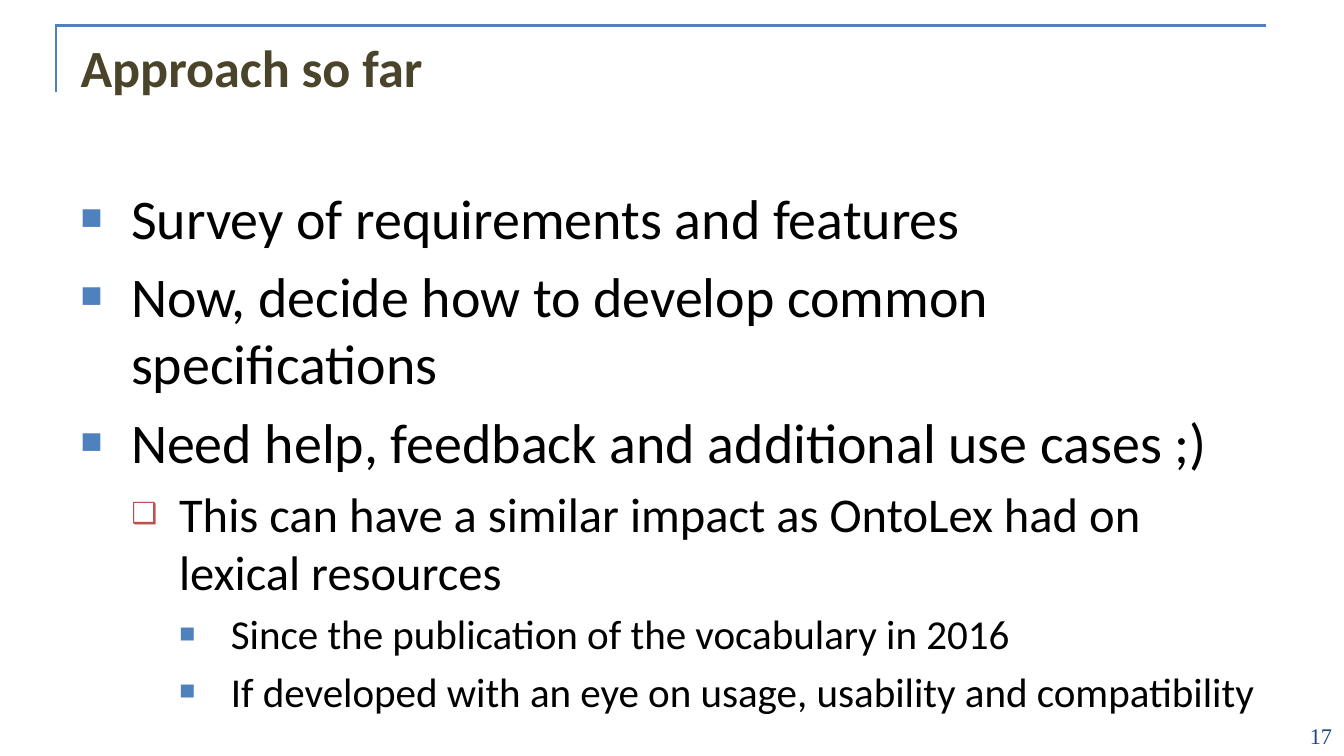
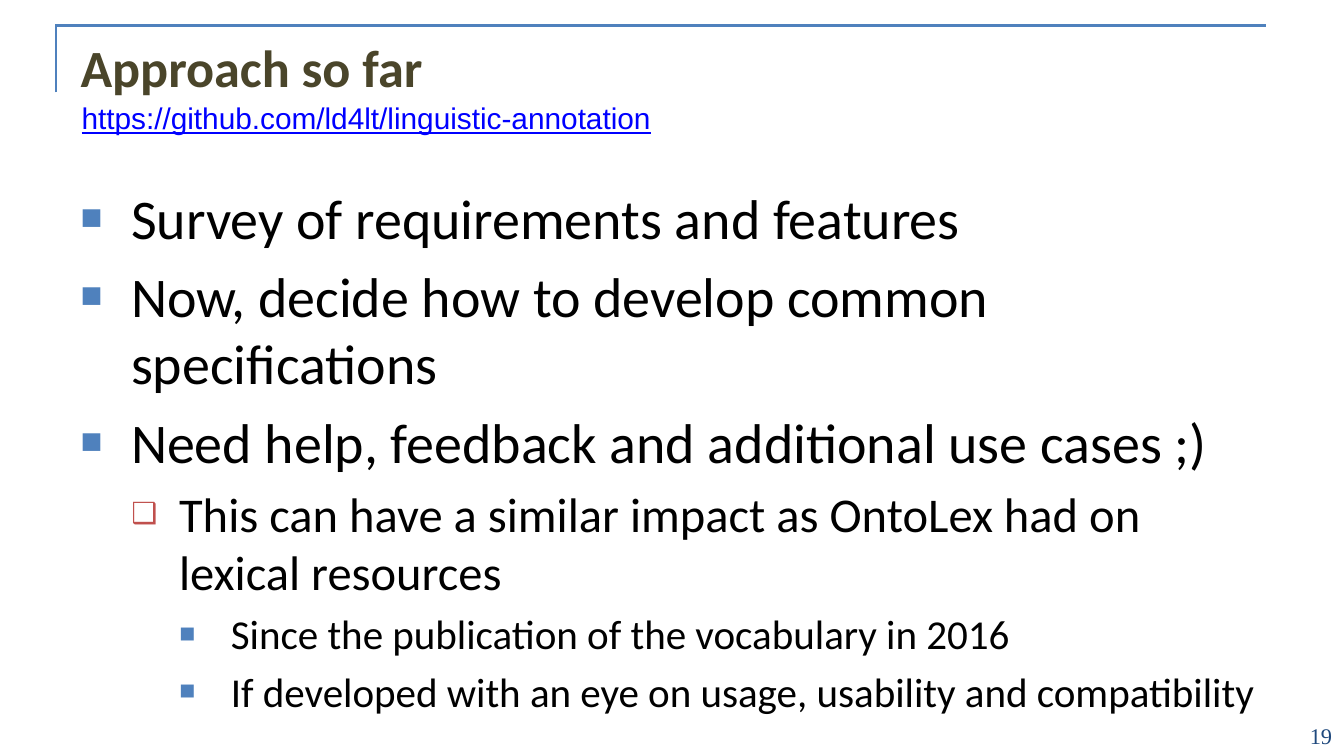
Before and after one commit to ld4lt/linguistic-annotation, a slide deck: slide 19 of doc/meetings/ldk-2021/2.b-ld4lt-summary.pptx (slide 17 before the commit). Drawn at 1344x756 pixels with LibreOffice and Linux fonts; fonts in the diff are those of the drawing; background and template pictures are left out. Boxes give left, top, right and bottom in pixels: in the first picture for what was removed or moved away, otherwise in the second. Text is boxed around its words. In the diff, an @@ line names an element or a change of style, - is before the commit and + after.

```diff
--- a/doc/meetings/ldk-2021/2.b-ld4lt-summary.pptx
+++ b/doc/meetings/ldk-2021/2.b-ld4lt-summary.pptx
@@ text added at bbox=[82, 107, 651, 134], 16 pt, text #0000FF, underline @@
+https://github.com/ld4lt/linguistic-annotation
@@ page number at bbox=[1310, 729, 1332, 745]: text changed @@
-17
+19
```
Also in this commit, not shown: 3 other slides changed, 3 slides added, 1 other file.
